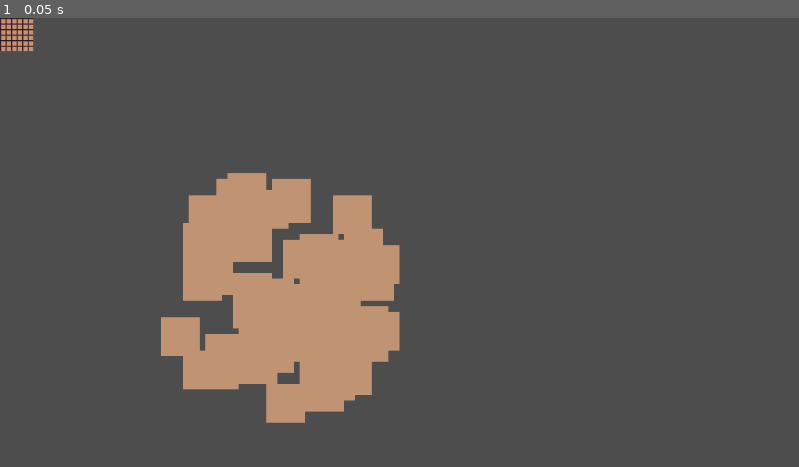
Above: before the commit, frame 1.
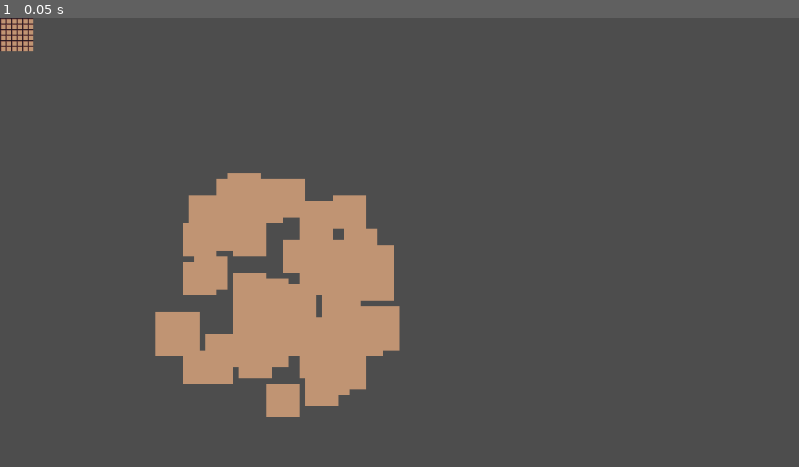
Above: after the commit, the same moment.

Repository: MisterReaper/HeliumEleven
Game: Godot game, scene res://world.tscn
Same seed, same stepped clock (60 frames per second), same inputs: the game is played once before the commit and once after it.
Inputs:
- Up to frame 1 (0.05 s): no input

The runs differ from the first frame. In frame 1, 1.7% of the frame differs, in the area x 19-51%, y 34-91%.

Commit message:
add bossrooms

Diff:
--- a/map/Room.gd
+++ b/map/Room.gd
@@ -4,8 +4,10 @@
 
 var template
 var collShape
+var roomSize
 
 func _init(startPos, scene, template, size):
+	roomSize = size
 	position = startPos
 	self.template = template
 	scene.add_child(self)
@@ -13,7 +15,7 @@
 	add_child(collShape)
 	var recShape = RectangleShape2D.new()
 	collShape.shape = recShape
-	collShape.shape.extents = Vector2(size/2,size/2)
+	collShape.shape.extents = Vector2(roomSize/2,roomSize/2)
 
 
 func isOverlapping():
@@ -21,20 +23,3 @@
 		if area is Room:
 			return true
 	return false
-
-
-
-func _my_area_entered(area: Room):
-
-	if(overlaps_area(area)):
-		var distance_vector = position - area.position
-		if(distance_vector.x < 0):
-			position.x-=1
-		if(distance_vector.x > 0):
-			position.x+=1
-		if(distance_vector.y < 0):
-			position.y-=1
-		if(distance_vector.y > 0):
-			position.y+=1
-		if(distance_vector.x == 0 && distance_vector.y == 0):
-			position.x+=1
--- a/map/map_generator.gd
+++ b/map/map_generator.gd
@@ -2,22 +2,27 @@
 
 var room_count = 50      # Number of rooms to generate
 var radius = 20
-var roomSize = 7
+var roomSize = 6
+var bossRoomSize = 8
+var numBossRooms = 5
 var map_data = []  # Stores generated map information (e.g., room positions, shapes)
 var accumulated_force = Vector2.ZERO
 var old_data = []
 
+
 func _ready():
 	generate_map()
 
-
 func generate_map():
+	for i in range(0, numBossRooms):
+		var randomPoint = getRandomPointInCircle(radius)
+		generate_room(randomPoint[0], randomPoint[1], bossRoomSize)
 	for i in range(0, room_count):
 		var randomPoint = getRandomPointInCircle(radius)
-		generate_room(randomPoint[0], randomPoint[1])
+		generate_room(randomPoint[0], randomPoint[1], roomSize)
 
-func generate_room(x, y):
-	var newRoom = Room.new(Vector2(x,y), self,  "template", roomSize)
+func generate_room(x, y, size):
+	var newRoom = Room.new(Vector2(x,y), self,  "template", size)
 	map_data.append(newRoom)
 
 
@@ -37,24 +42,19 @@
 	for room in map_data:
 		if(room.isOverlapping()):
 			canDraw = false
-	print(canDraw)
 	for data in old_data:
 		deleteThingy(data.x, data.y)
 	old_data.clear()
 	for room in map_data:
-		for x in range(0, roomSize):
-			for y in range(0, roomSize):
-				old_data.append(Vector2(50+x+room.position.x-(roomSize/2), 50+y+room.position.y-(roomSize/2)))
-				setThingy(50+x+room.position.x-(roomSize/2), 50+y+room.position.y-(roomSize/2))
-
-
-
+		for x in range(0, room.roomSize):
+			for y in range(0, room.roomSize):
+				old_data.append(Vector2(50+x+room.position.x-(room.roomSize/2), 50+y+room.position.y-(room.roomSize/2)))
+				setThingy(50+x+room.position.x-(room.roomSize/2), 50+y+room.position.y-(room.roomSize/2))
 
 func _process(delta):
 	for room in map_data:
 		accumulated_force = Vector2.ZERO
 		var num_rooms = 0
-
 		if room.has_overlapping_areas():
 			for overlapping_area in room.get_overlapping_areas():
 				if overlapping_area is Room:
